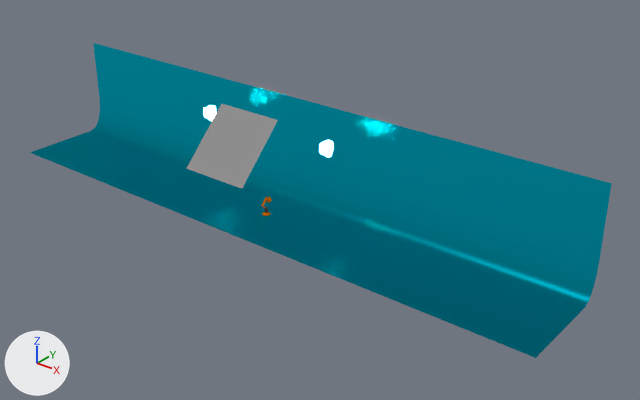
The Blender file section5-animated-lamp/AnimatedLamp.blend as it was, and as the next commit left it.
Before and after are seen from a 50 mm camera at (60.5, -65.9, 45.0) aimed at (6.2, 1.9, 2.9). The axes (+X, +Y, +Z) are drawn at lower left. The lights are the same throughout.

Names of what the first picture shows: 'Backdrop', 'LightSource', 'LightSource.001', 'LightSourceWindow'.
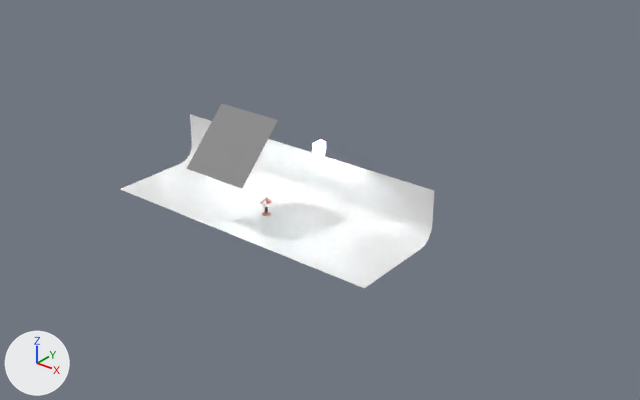
What the commit changed:
me_sphere has 8 vertices, 9 faces and spans x -0.75..0.75, y -0.63..0.67, z 1.59..3.59.
me_sphere is used by ob_lightsource; parent ob_lighting; location (7.397, 1.948, 6.691).
me_sphere part 1: the whole mesh is moved by (-1.4, 1.24, -0.71).
me_plane has 16 vertices, 7 faces and spans x -6.0..6.0, y -6.0..6.0, z 0.0..6.0.
me_plane no longer uses material mat_material.
Object 'LightSource.001' (ob_lightsource_001) moves from (-9.826, 1.948, 6.691) to (-6.0, 3.0, 6.0).
Object 'LightSource' (ob_lightsource) moves from (7.397, 1.948, 6.691) to (6.0, 3.0, 6.0).
Object 'Backdrop' (ob_backdrop) is rescaled from (6.0, 1.0, 2.0) to (3.0, 1.0, 1.0).

What differs and where, as boxes (x1, y1, x2, y2) in the pictures (640 x 400 px):
'Backdrop', recoloured, rescaled (cyan to white, 46% narrower, 45% shorter)
    before: (30, 43, 612, 358)
    after: (121, 114, 434, 288)
'LightSource', moved
    before: (320, 140, 333, 157)
    after: (313, 140, 326, 156)
'LightSource.001', moved (not visible afterwards)
    before: (203, 105, 216, 121)
